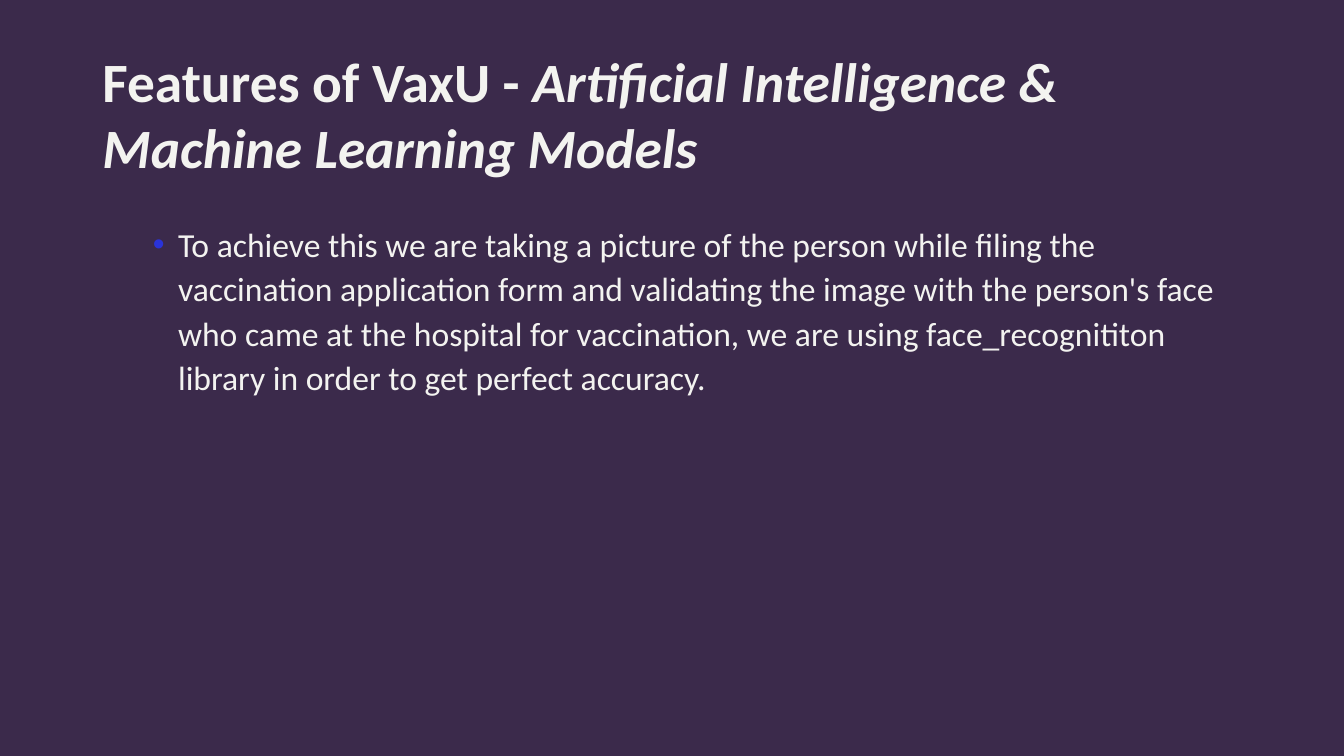
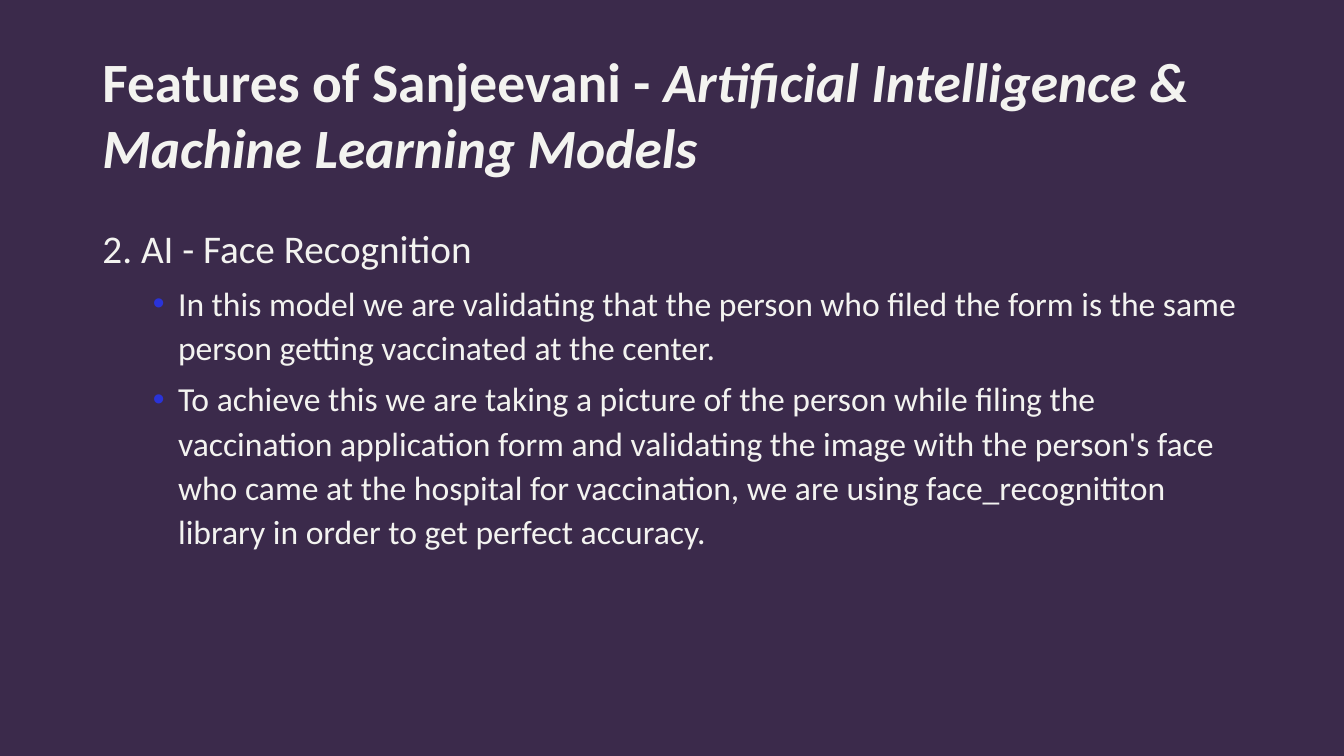
Before and after one commit to sahil9001/Hack-A-Sol_NEXA, a slide deck: slide 5 of HackASol - Sanjeevani PPT.pptx (slide 7 before the commit). Drawn at 1344x756 pixels with LibreOffice and Linux fonts; fonts in the diff are those of the drawing; background and template pictures are left out. Boxes give left, top, right and bottom in pixels: in the first picture for what was removed or moved away, otherwise in the second. Text is boxed around its words. In the diff, an @@ line names an element or a change of style, - is before the commit and + after.

```diff
--- a/HackASol - Sanjeevani PPT.pptx
+++ b/HackASol - Sanjeevani PPT.pptx
@@ title at [102, 63, 1136, 178]: text changed @@
-Features of VaxU - Artificial Intelligence & Machine Learning Models
+Features of Sanjeevani - Artificial Intelligence & Machine Learning Models
@@ text at [102, 236, 1236, 366]: paragraphs added @@
+2. AI - Face Recognition
+  • In this model we are validating that the person who filed the form is the same person getting vaccinated at the center.
```
Also in this commit, not shown: 7 other slides changed, 1 slide added, 4 slides removed, 13 other files.
